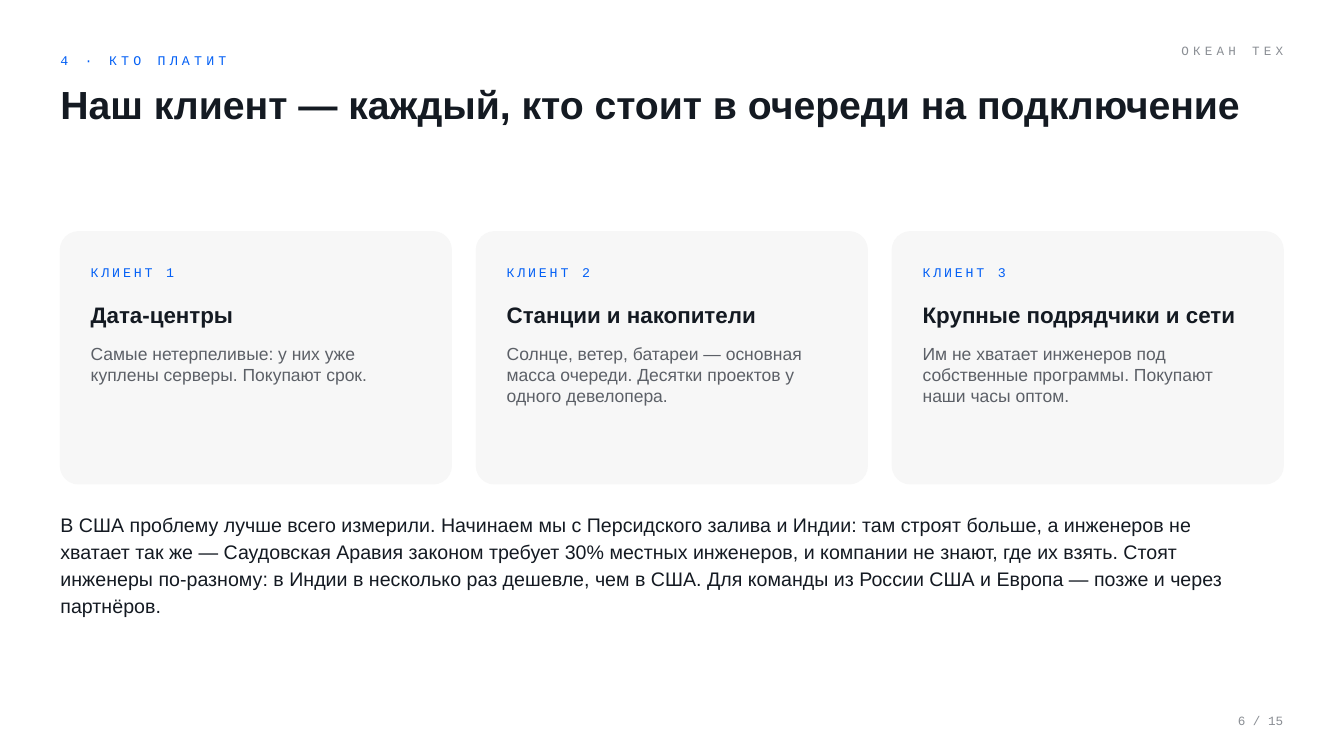
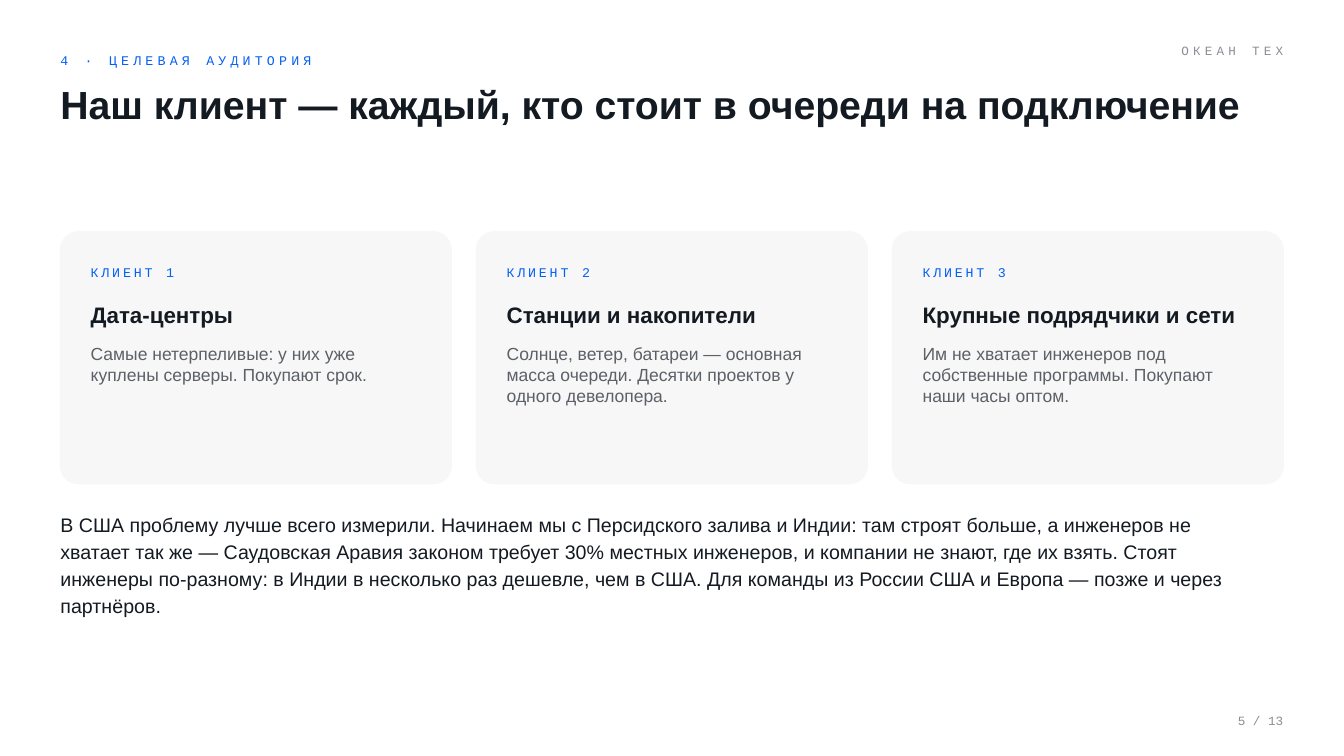
Before and after one commit to komoroshin/research, a slide deck: slide 5 of ai-case-library/research/ventures/grid-plain-deck.pptx (slide 6 before the commit). Drawn at 1344x756 pixels with LibreOffice and Linux fonts; fonts in the diff are those of the drawing. Boxes give left, top, right and bottom in pixels: in the first picture for what was removed or moved away, otherwise in the second. Text is boxed around its words. In the diff, an @@ line names an element or a change of style, - is before the commit and + after.

```diff
--- a/ai-case-library/research/ventures/grid-plain-deck.pptx
+++ b/ai-case-library/research/ventures/grid-plain-deck.pptx
@@ text at (x1=60, y1=56, x2=311, y2=68): text changed @@
-4 · КТО ПЛАТИТ
+4 · ЦЕЛЕВАЯ АУДИТОРИЯ
@@ text at (x1=1238, y1=716, x2=1283, y2=725): text changed @@
-6 / 15
+5 / 13
```
Also in this commit, not shown: 11 other slides changed, 2 slides removed, 3 other files.
